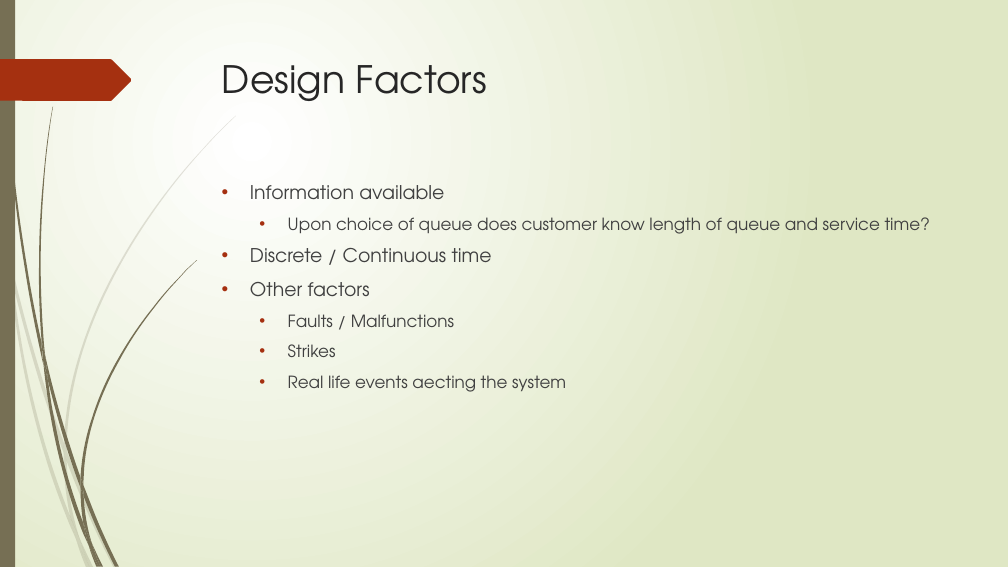
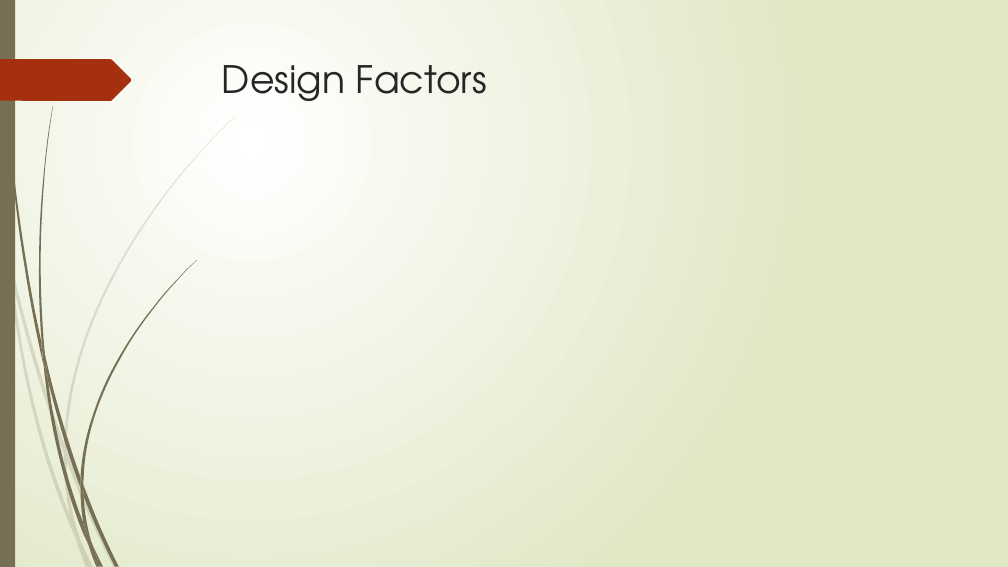
Before and after one commit to jrgouws/Research-Project, a slide deck: slide 7 of Prac2/Part 2/Presentation.pptx (slide 6 before the commit). Drawn at 1008x567 pixels with LibreOffice and Linux fonts; fonts in the diff are those of the drawing. Boxes give left, top, right and bottom in pixels: in the first picture for what was removed or moved away, otherwise in the second. Text is boxed around its words. In the diff, an @@ line names an element or a change of style, - is before the commit and + after.

```diff
--- a/Prac2/Part 2/Presentation.pptx
+++ b/Prac2/Part 2/Presentation.pptx
@@ text removed at [250, 185, 930, 392] @@
-• Information available
-  • Upon choice of queue does customer know length of queue and service time?
-• Discrete / Continuous time
-• Other factors
-  • Faults / Malfunctions
-  • Strikes
-  • Real life events aecting the system
```
Also in this commit, not shown: 2 other slides changed, 5 slides added, 3 slides removed, 3 other files.
